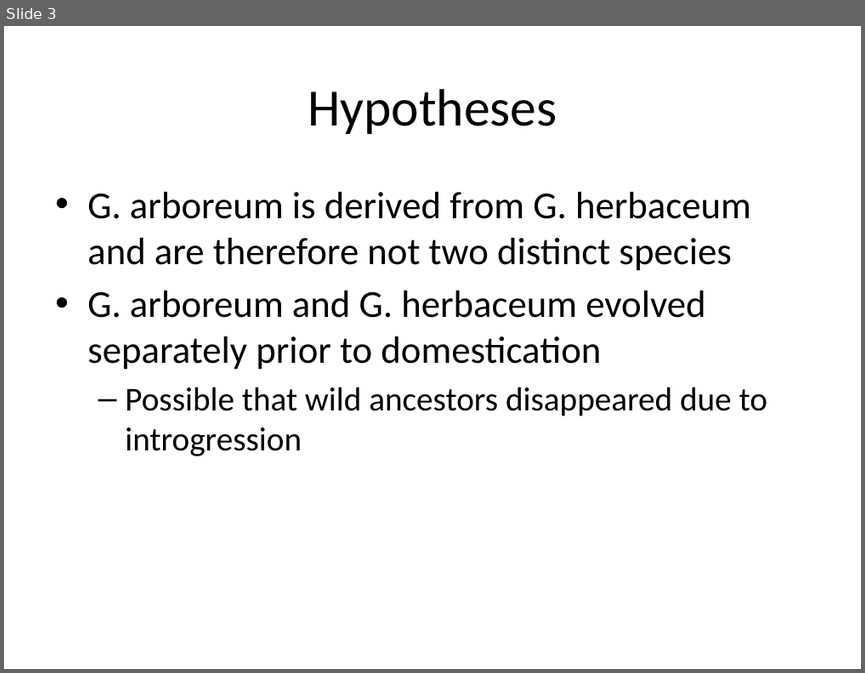
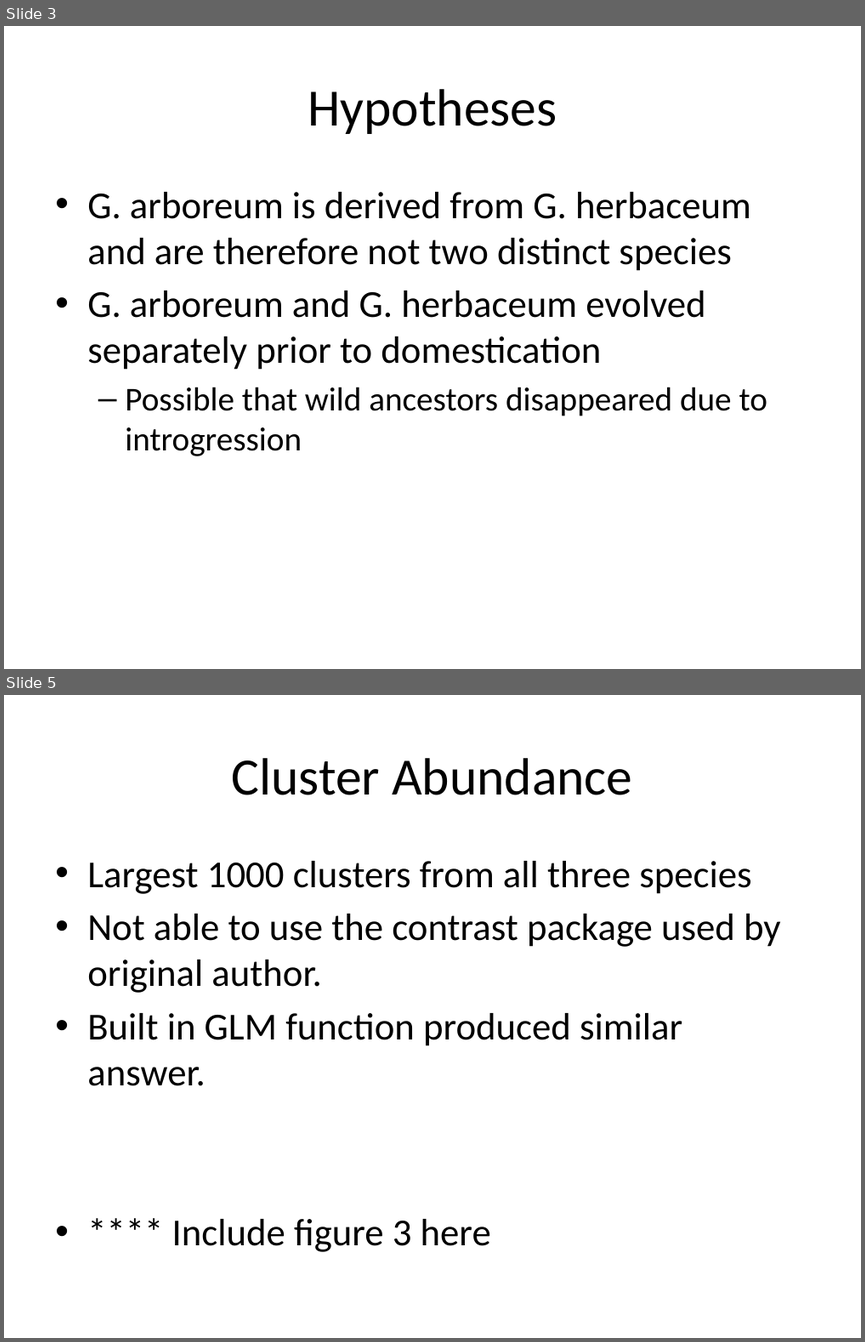
Before and after one commit to erdostal/EEOB546xFINALPROJECT, a slide deck: EEOBFINALPRESENTATION.pptx. Shown one above the other, each under a label of ours: slide 3 before the commit, slides 3 and 5 after it; the slides between them are not shown. The pictures are 865x673 and 865x1342 pixels, drawn with LibreOffice and Linux fonts; fonts in the diff are those of the drawing. Boxes give left, top, right and bottom in pixels: in the first picture for what was removed or moved away, otherwise in the second. Text is boxed around its words. In the diff, an @@ line names an element or a change of style, - is before the commit and + after.

```diff
--- a/EEOBFINALPRESENTATION.pptx
+++ b/EEOBFINALPRESENTATION.pptx
@@ slide 5 added at <box>4,695,861,1338</box>, background #FFFFFF @@
@@ title added at <box>232,758,632,795</box>, 44 pt, text #000000 @@
+Cluster Abundance
@@ text added at <box>87,861,781,1252</box>, 32 pt, text #000000 @@
+• Largest 1000 clusters from all three species
+• Not able to use the contrast package used by original author.
+• Built in GLM function produced similar answer.
+• **** Include figure 3 here
```
Also in this commit, not shown: 2 other slides added.
